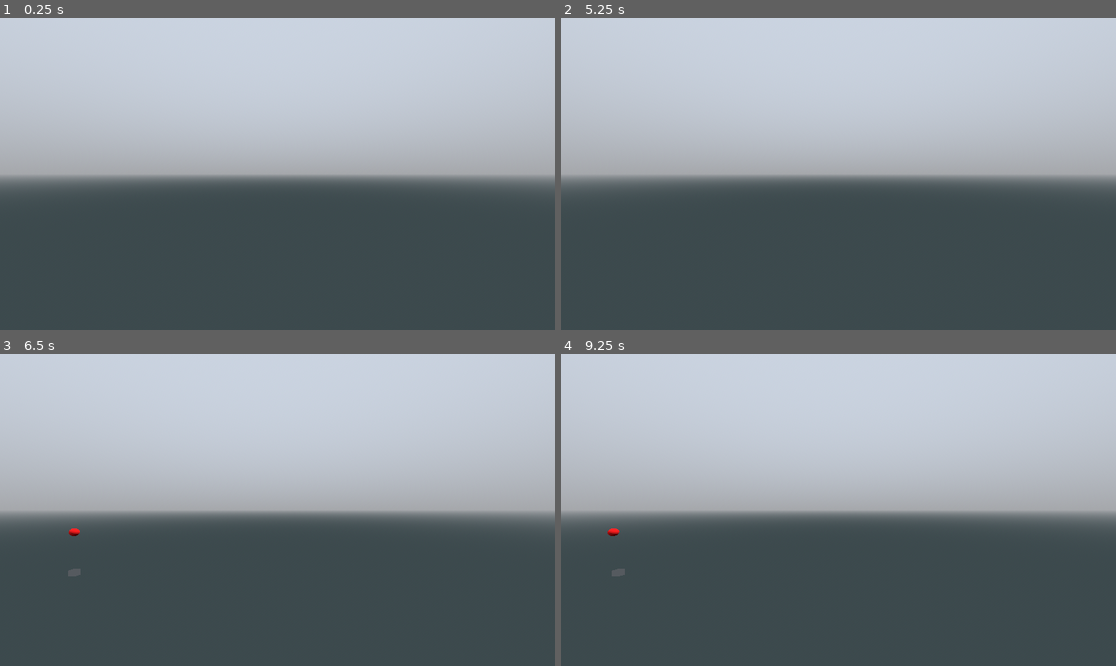
Above: before the commit, frames 1-4 (two rows, left to right).
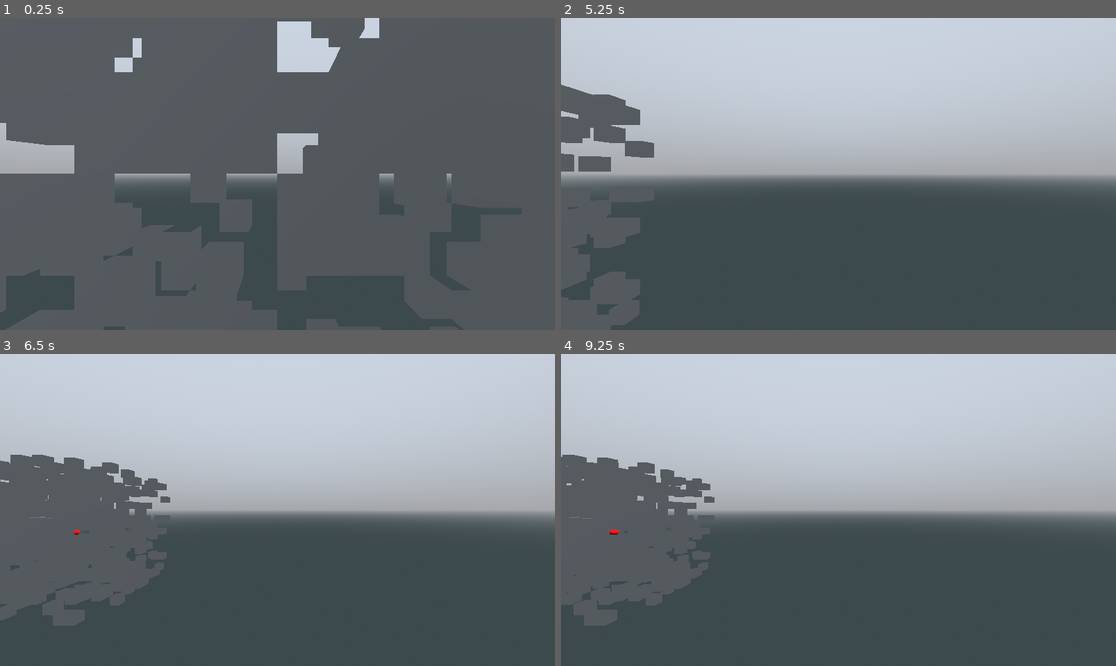
Above: after the commit, the same moments.

Repository: pixerhp/Hatchetflair
Game: Godot game, scene res://topscenes/gameplay_topscene.tscn
Two runs of this game, one before a commit and one after it. Both use one fixed random seed, a clock stepped at 60 frames per second and the inputs below.
Inputs (mouse positions are in pixels of both pictures, inside the frame that each line leads up to):
- Up to frame 1 (0.25 s): no input
- Up to frame 2 (5.25 s): tap Enter at 0.5, 2.75, 4.25 s; move the mouse to (960, 158) at 0.52 s; hold D (move_right) 0.53-1.28 s; hold Shift (speed_faster) 0.53-1.28 s; click (960, 158) at 0.67 s; move the mouse to (727, 189) at 1.27 s; hold S (move_backwards) 1.28-2.03 s; tap Ctrl (speed_slower) at 1.35, 2.85, 4.35 s; tap Space (move_jump_up) at 2, 3.5, 5 s; move the mouse to (894, 105) at 2.02 s; hold D (move_right) 2.03-2.78 s; hold Shift (speed_faster) 2.03-2.78 s; move the mouse to (810, 236) at 2.77 s; hold W (move_forwards) 2.78-3.53 s; click (810, 236) at 2.92 s; move the mouse to (1005, 220) at 3.52 s; hold Shift (speed_faster) 3.53-4.28 s; hold A (move_left) 3.53-5.03 s; move the mouse to (672, 127) at 4.27 s; move the mouse to (866, 174) at 5.02 s; hold S (move_backwards) from 5.03 s (still down); hold Shift (speed_faster) from 5.03 s (still down); click (866, 174) at 5.17 s
- Up to frame 3 (6.5 s): move the mouse to (194, 432) at 5.77 s; release S (move_backwards) at 5.78 s; release Shift (speed_faster) at 5.78 s; hold D (move_right) from 5.78 s (still down); tap Ctrl (speed_slower) at 5.85 s
- Up to frame 4 (9.25 s): move the mouse to (960, 494) at 6.52 s; release D (move_right) at 6.53 s; hold W (move_forwards) 6.53-7.28 s; hold Shift (speed_faster) 6.53-7.28 s; move the mouse to (727, 525) at 7.27 s; hold D (move_right) 7.28-8.03 s; tap Ctrl (speed_slower) at 7.35, 8.85 s; click (727, 525) at 7.42 s; move the mouse to (894, 441) at 8.02 s; hold S (move_backwards) 8.03-8.78 s; hold Shift (speed_faster) 8.03-8.78 s; move the mouse to (810, 572) at 8.77 s; hold A (move_left) from 8.78 s (still down)

The runs differ from the first frame. In frame 1, 52% of the frame differs, in the area x 0-100%, y 0-100%; in frame 2, 4.7%; in frame 3, 7.4%; in frame 4, 6.4%.

Commit message:
Improve chunk randomization function

Diff:
--- a/scripts/tchunks_manager.gd
+++ b/scripts/tchunks_manager.gd
@@ -50,8 +50,10 @@
 		tile_shapes.resize(TCHUNK_T)
 		tile_shapes.fill(TILE_SHAPE.NO_DATA)
 	func randomize_tiles():
+		tile_shapes.fill(TILE_SHAPE.EMPTY)
 		for i in range(TCHUNK_T):
-			tile_shapes[i] = randi_range(1, 2)
+			if randi_range(0, 6) == 0:
+				tile_shapes[i] = TILE_SHAPE.TESS_CUBE
 
 	func unmesh():
 		mesh_instance_node.queue_free()
@@ -113,14 +115,7 @@
 
 func _ready():
 	var test_chunk: TChunk = TChunk.new()
-	test_chunk.tile_shapes.fill(TILE_SHAPE.EMPTY)
-	#test_chunk.randomize_tiles()
-	test_chunk.tile_shapes[0] = TILE_SHAPE.TESS_CUBE
-	#test_chunk.tile_shapes[1] = TILE_SHAPE.TESS_CUBE
-	#test_chunk.tile_shapes[3] = TILE_SHAPE.TESS_CUBE
-	#test_chunk.tile_shapes[4] = TILE_SHAPE.TESS_CUBE
-	#test_chunk.tile_shapes[6] = TILE_SHAPE.TESS_CUBE
-	#test_chunk.tile_shapes[8] = TILE_SHAPE.TESS_CUBE
+	#test_chunk.tile_shapes.fill(TILE_SHAPE.EMPTY)
+	test_chunk.randomize_tiles()
 	test_chunk.generate_mesh()
-	#test_chunk.mesh_instance_node.position += Vector3(-8, -8, -8)
 	add_child(test_chunk.mesh_instance_node)
